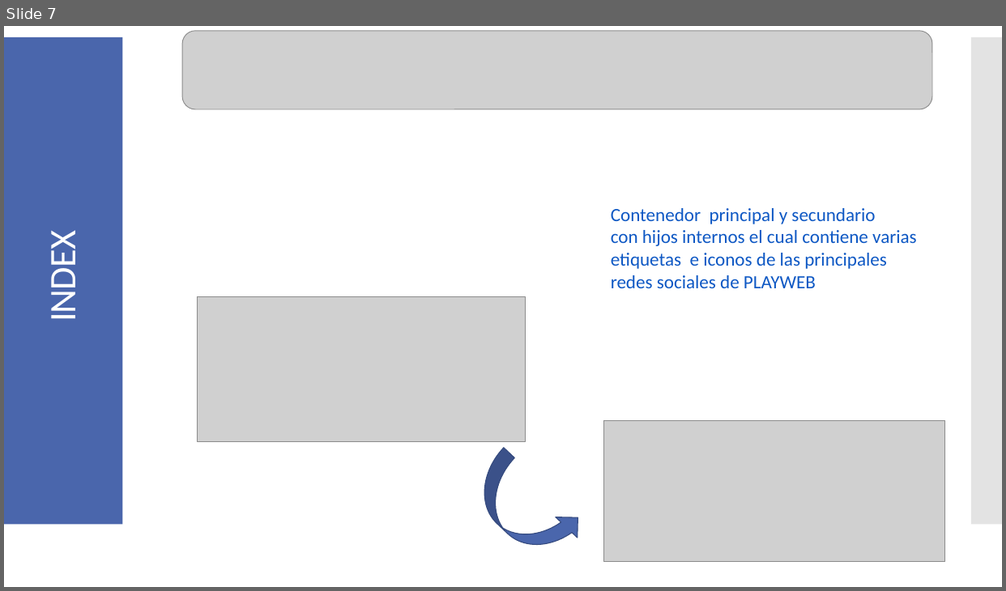
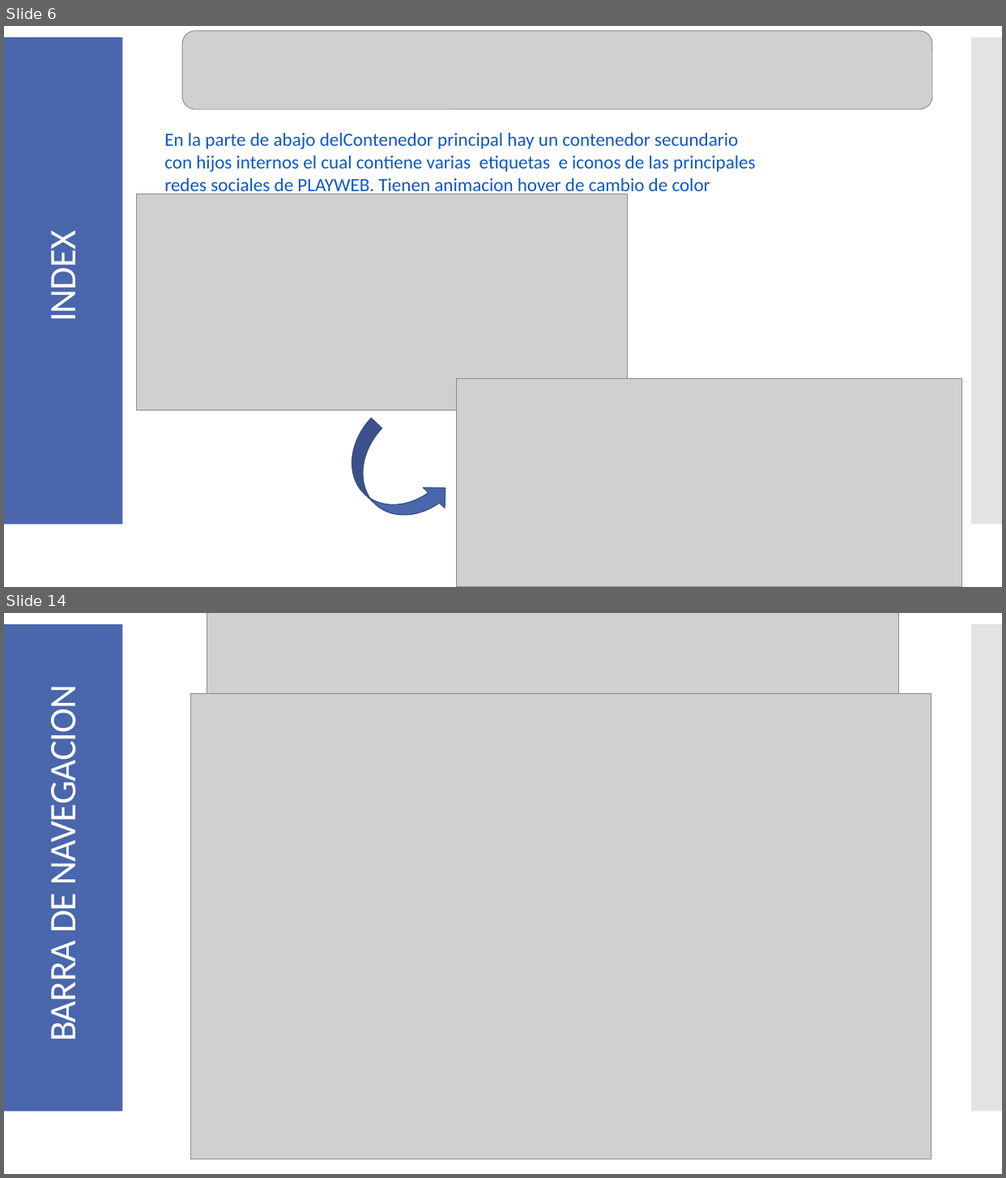
Before and after one commit to MalyJPL/PlayWeb-BICTIA, a slide deck: Manual/Manual_Desarrollo.pptx. Shown one above the other, each under a label of ours: slide 7 before the commit, slides 6 and 14 after it; the slides between them are not shown. The pictures are 1006x591 and 1006x1178 pixels, drawn with LibreOffice and Linux fonts; fonts in the diff are those of the drawing; grey boxes stand for pictures. Boxes give left, top, right and bottom in pixels: in the first picture for what was removed or moved away, otherwise in the second. Text is boxed around its words. In the diff, an @@ line names an element or a change of style, - is before the commit and + after.

```diff
--- a/Manual/Manual_Desarrollo.pptx
+++ b/Manual/Manual_Desarrollo.pptx
@@ slide 14 added at (4, 613, 1002, 1174), background #FFFFFF; not listed: 2 template elements that a slide beside it also shows @@
@@ picture added at (206, 613, 899, 699) @@
@@ title added at (40, 705, 85, 1039), 36 pt, text #FFFFFF @@
+BARRA DE NAVEGACION
@@ picture added at (190, 694, 931, 1160) @@
@@ what was slide 7 is now slide 6 @@
@@ slide 6 changed as well @@
@@ text at (164, 133, 756, 196): text changed @@
-Contenedor principal y secundario
-con hijos internos el cual contiene varias
-etiquetas e iconos de las principales
-redes sociales de PLAYWEB
+En la parte de abajo delContenedor principal hay un contenedor secundario
+con hijos internos el cual contiene varias etiquetas e iconos de las principales
+redes sociales de PLAYWEB. Tienen animacion hover de cambio de color
@@ picture: place and size @@
-picture at (197, 297, 526, 442)
+picture at (136, 194, 627, 411)
@@ picture: place and size @@
-picture at (603, 420, 945, 561)
+picture at (456, 378, 962, 587)
@@ curved up arrow: place and size @@
-curved up arrow at (462, 448, 589, 571)
+curved up arrow at (330, 419, 456, 542)
```
Also in this commit, not shown: 6 other slides changed, 17 other slides added, 2 slides removed, 10 other files.
